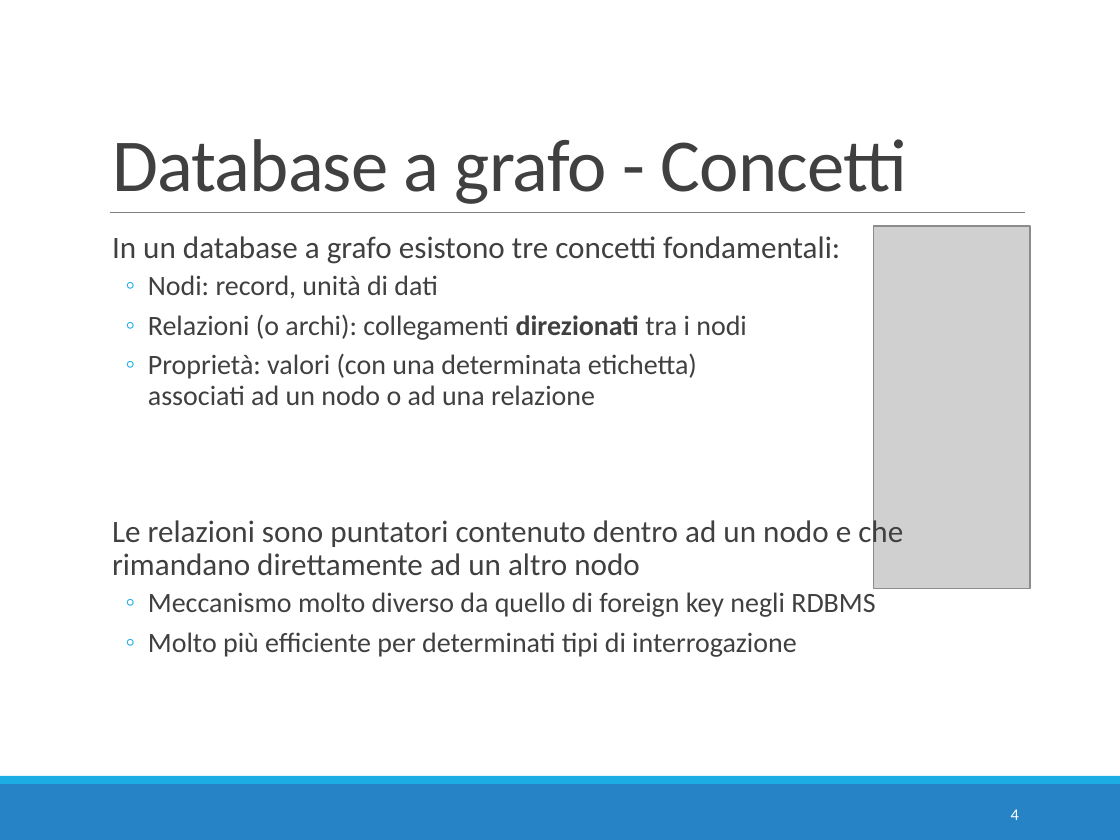
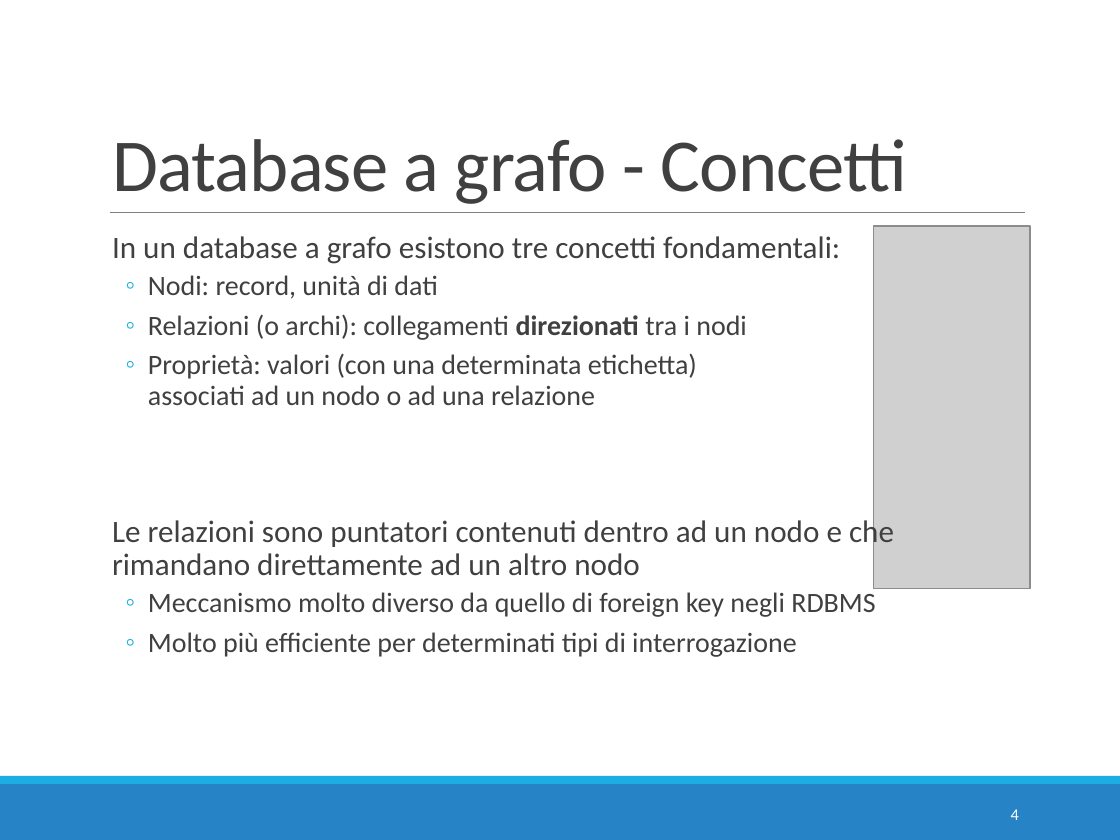
Before and after one commit to w4bo/teaching-nosql, a slide deck: slide 4 of slides/04 - E4 - Neo4j.pptx. Drawn at 1120x840 pixels with LibreOffice and Linux fonts; fonts in the diff are those of the drawing; grey boxes stand for pictures. Boxes give left, top, right and bottom in pixels: in the first picture for what was removed or moved away, otherwise in the second. Text is boxed around its words. In the diff, an @@ line names an element or a change of style, - is before the commit and + after.

```diff
--- a/slides/04 - E4 - Neo4j.pptx
+++ b/slides/04 - E4 - Neo4j.pptx
@@ text at [112,515,894,575]: text changed @@
-  Le relazioni sono puntatori contenuto dentro ad un nodo e che rimandano direttamente ad un altro nodo
+  Le relazioni sono puntatori contenuti dentro ad un nodo e che rimandano direttamente ad un altro nodo
```
Also in this commit, not shown: 2 other files.
